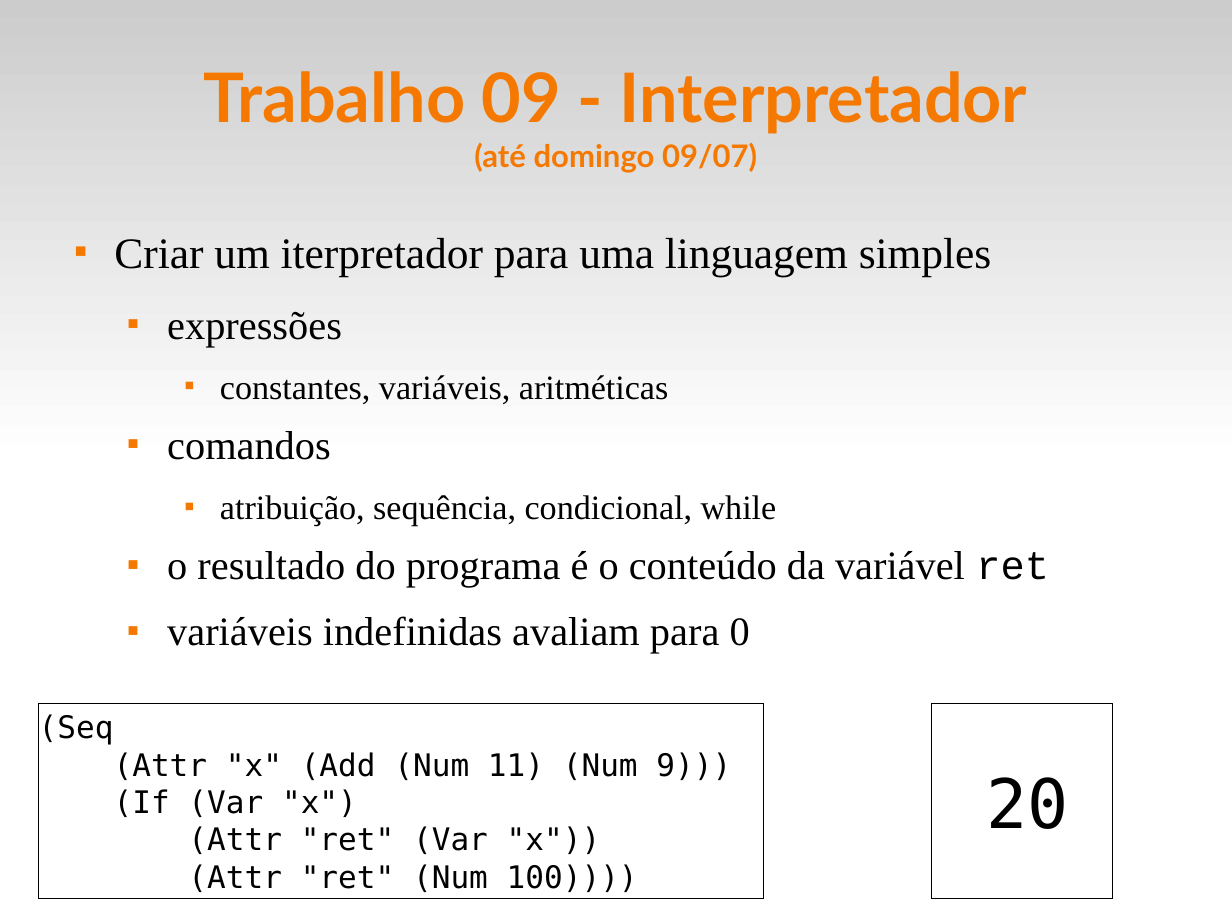
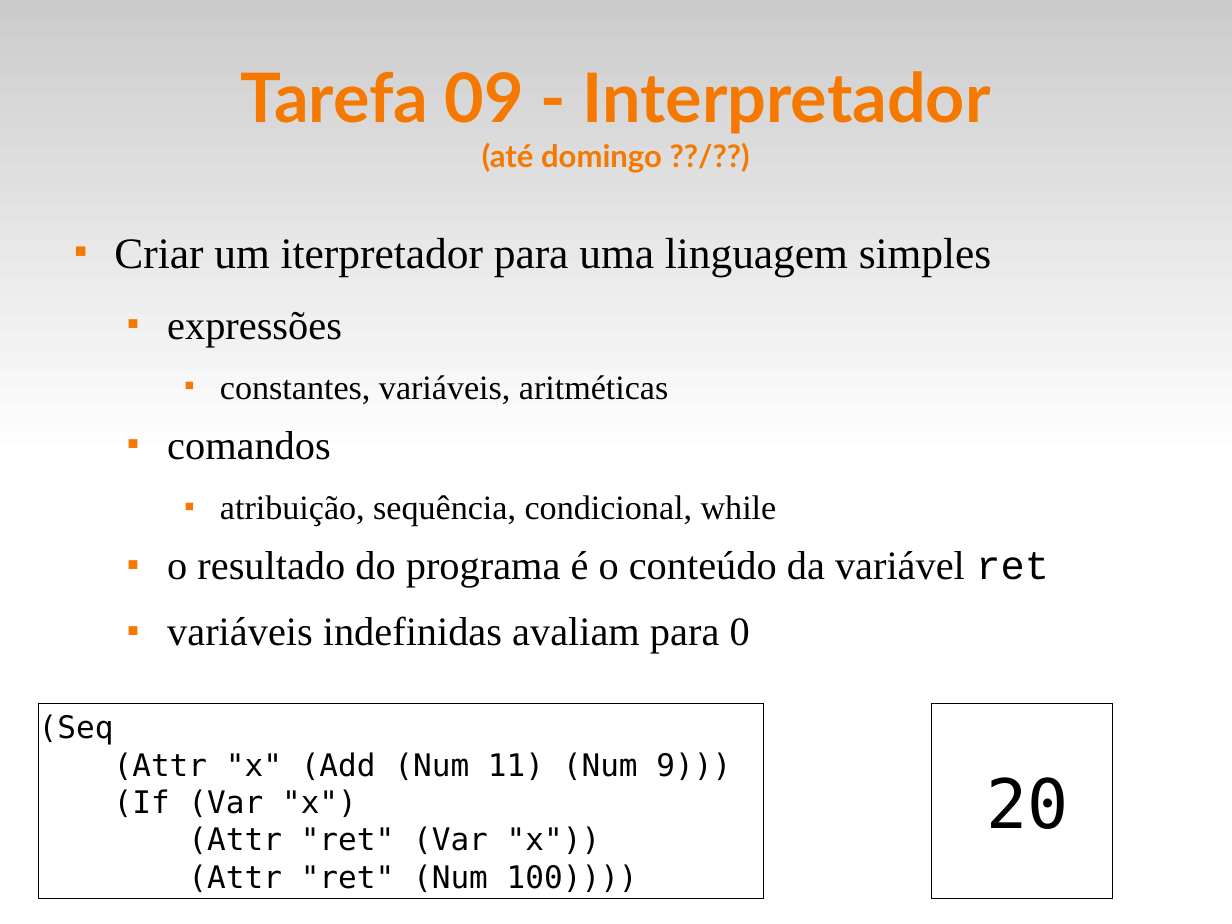
Before and after one commit to fsantanna-uerj/EDL, a slide deck: slide 17 of slides/edl-00.odp (slide 12 before the commit). Drawn at 1232x924 pixels with LibreOffice and Linux fonts; fonts in the diff are those of the drawing. Boxes give left, top, right and bottom in pixels: in the first picture for what was removed or moved away, otherwise in the second. Text is boxed around its words. In the diff, an @@ line names an element or a change of style, - is before the commit and + after.

```diff
--- a/slides/edl-00.odp
+++ b/slides/edl-00.odp
@@ title at [241, 71, 991, 173]: text changed @@
-Trabalho 09 - Interpretador
-(até domingo 09/07)
+Tarefa 09 - Interpretador
+(até domingo ??/??)
```
Also in this commit, not shown: 11 other slides changed, 3 slides removed, 9 other files.
